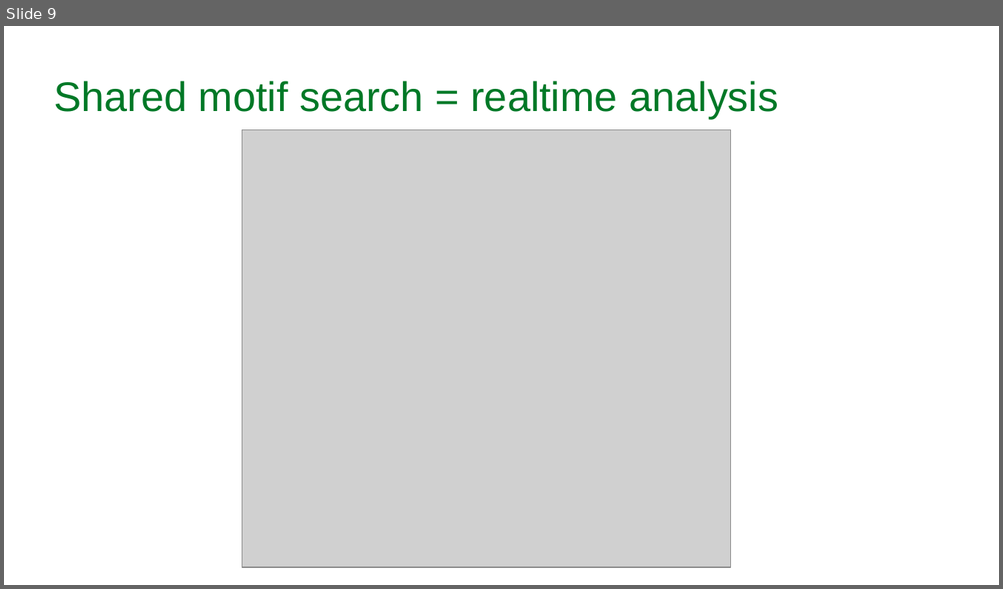
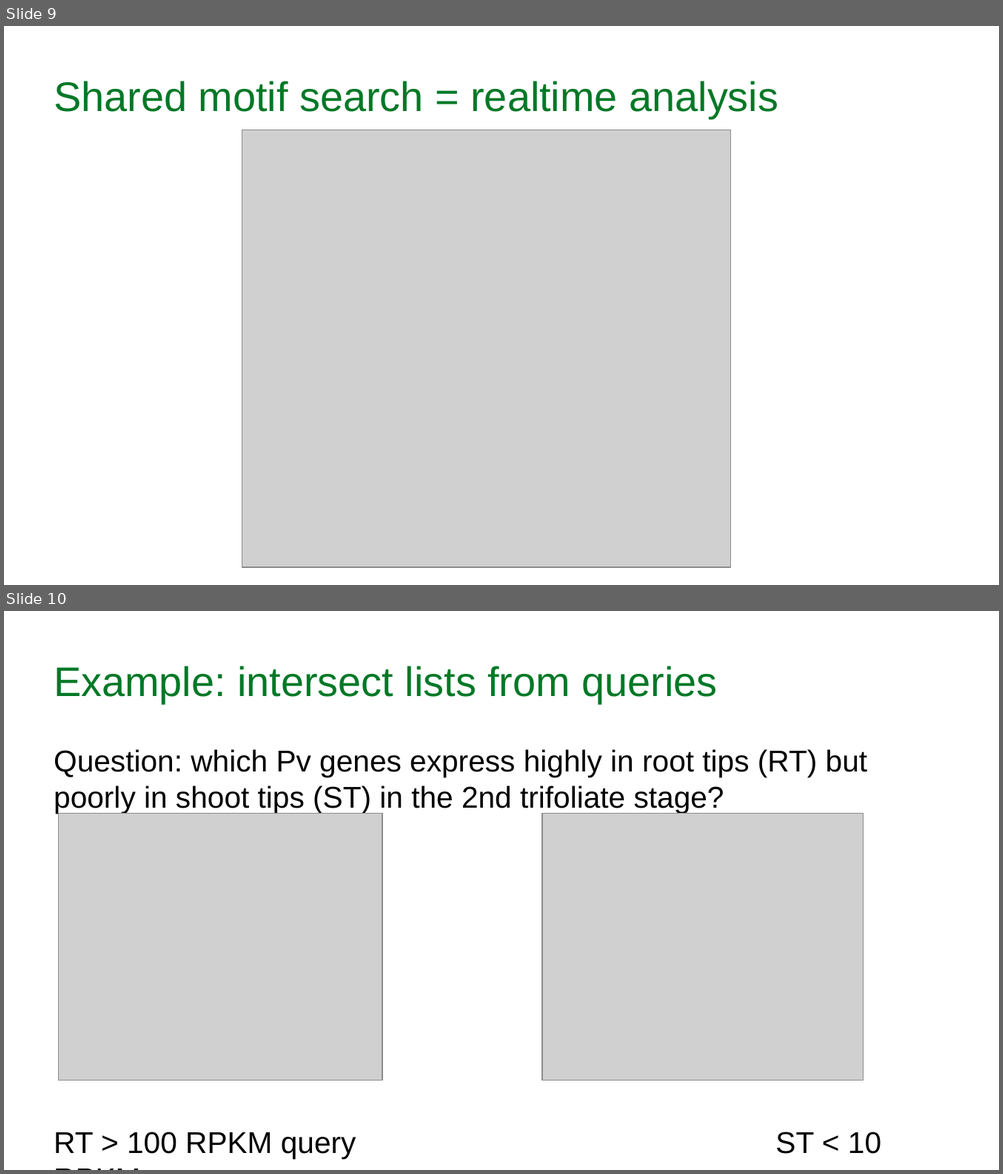
Before and after one commit to sammyjava/PAG-LegFed-2017, a slide deck: LegFed-Mines.odp. Shown one above the other, each under a label of ours: slide 9 before the commit, slides 9 and 10 after it. The pictures are 1003x589 and 1003x1174 pixels, drawn with LibreOffice and Linux fonts; fonts in the diff are those of the drawing; grey boxes stand for pictures; background and template pictures are left out. Boxes give left, top, right and bottom in pixels: in the first picture for what was removed or moved away, otherwise in the second. Text is boxed around its words. In the diff, an @@ line names an element or a change of style, - is before the commit and + after.

Commit message:
Added example of intersecting queries on expression ranges, high RT expression and low ST expression.

```diff
--- a/LegFed-Mines.odp
+++ b/LegFed-Mines.odp
@@ slide 10 added at [4, 611, 999, 1170], background #FFFFFF @@
@@ title added at [54, 666, 717, 703], 33 pt, text #007826 @@
+Example: intersect lists from queries
@@ text added at [54, 749, 881, 1159], 24 pt, text #000000 @@
+Question: which Pv genes express highly in root tips (RT) but poorly in shoot tips (ST) in the 2nd trifoliate stage?
+RT > 100 RPKM query ST < 10 RPKM query
@@ picture added at [59, 813, 383, 1081] @@
@@ picture added at [542, 813, 863, 1081] @@
```
Also in this commit, not shown: 2 other slides added, 6 other files.
